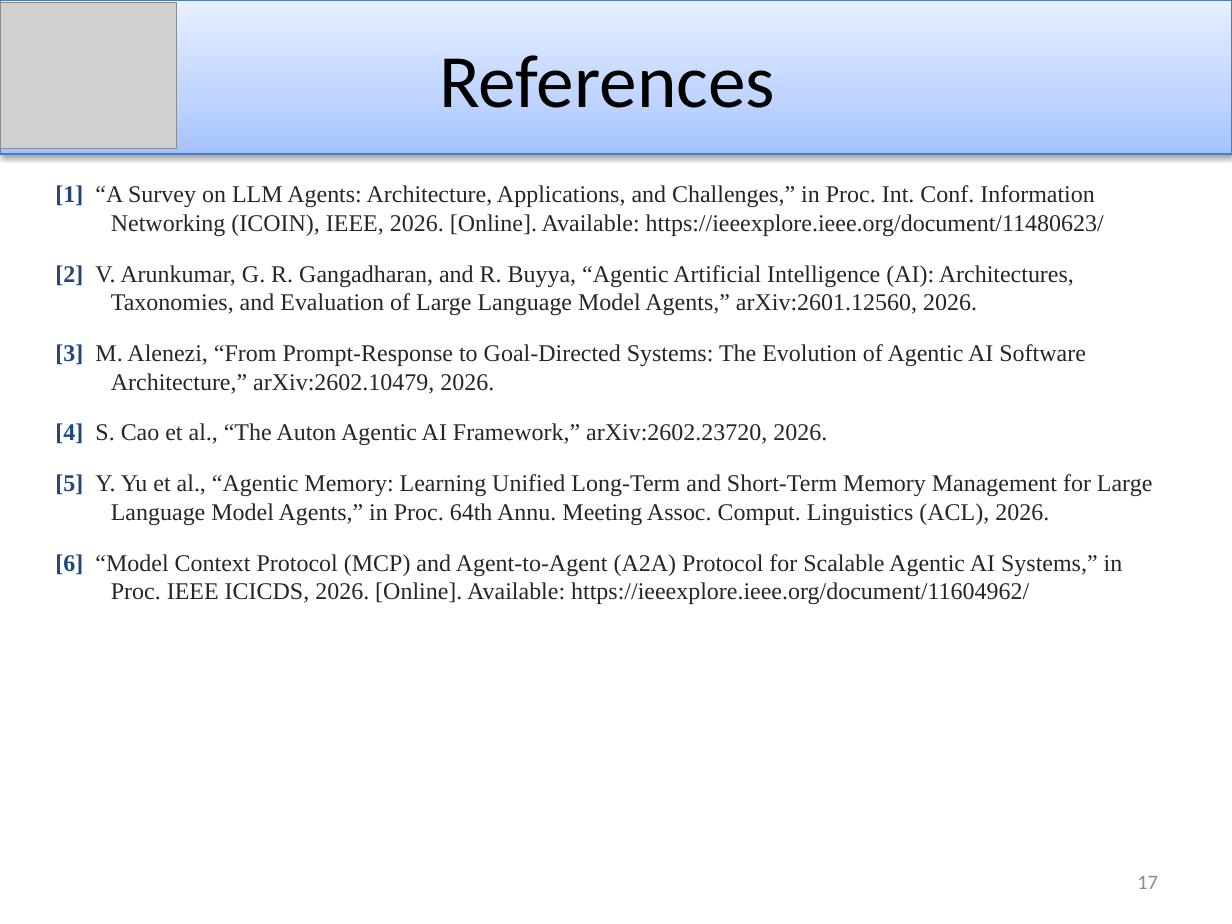
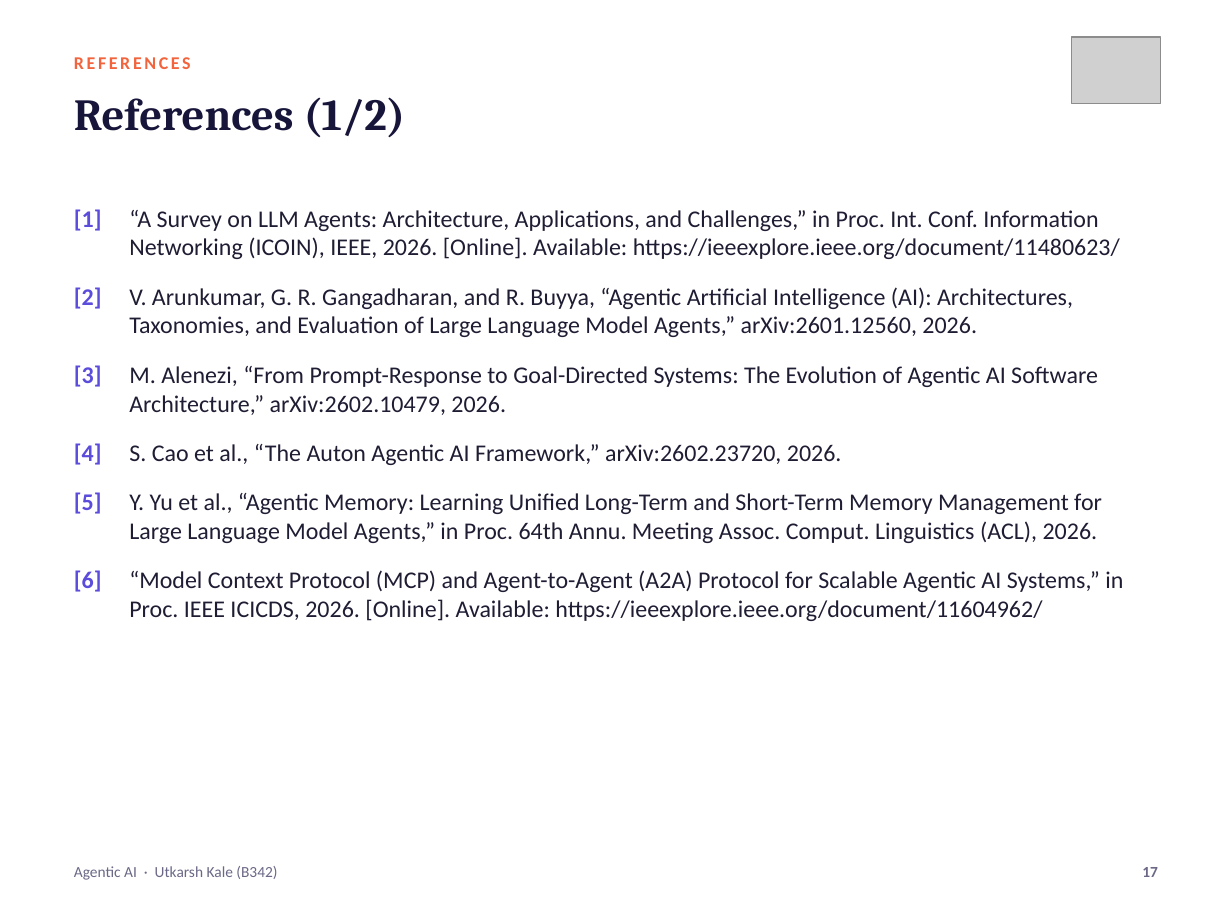
Before and after one commit to UtkarshKale/Cooga, a slide deck: slide 17 of seminar-ppt/Seminar_PPT_Agentic_AI_B342_Utkarsh_Kale.pptx. Drawn at 1232x924 pixels with LibreOffice and Linux fonts; fonts in the diff are those of the drawing; grey boxes stand for pictures. Boxes give left, top, right and bottom in pixels: in the first picture for what was removed or moved away, otherwise in the second. Text is boxed around its words. In the diff, an @@ line names an element or a change of style, - is before the commit and + after.

```diff
--- a/seminar-ppt/Seminar_PPT_Agentic_AI_B342_Utkarsh_Kale.pptx
+++ b/seminar-ppt/Seminar_PPT_Agentic_AI_B342_Utkarsh_Kale.pptx
@@ picture removed at (0, 2, 177, 149) @@
@@ text at (74, 57, 191, 69): text changed; size 44 to 10.5 pt; text colour #000000 to #F2643D; bold on @@
-References
+REFERENCES
@@ text "REFERENCES": place and size @@
-text "REFERENCES" at (0, 0, 1232, 154)
+text "REFERENCES" at (74, 57, 191, 69)
@@ text "REFERENCES" at (74, 57, 191, 69): vertical alignment middle to top; fill gradient #A4C4FF to #BFD4FF to #E6EEFF to none; outline #4B7EBC 0.75 pt to none; shadow off @@
@@ picture added at (1072, 37, 1161, 103) @@
@@ text added at (74, 97, 406, 137), 26 pt, text #17153A, bold @@
+References (1/2)
@@ text "[1] “A Survey on LLM ...": place and size @@
-text "[1] “A Survey on LLM ..." at (55, 185, 1152, 604)
+text "[1] “A Survey on LLM ..." at (74, 209, 1123, 621)
@@ text "[1] “A Survey on LLM ..." at (74, 209, 1123, 621): font Times New Roman to Calibri, text colour #262626 to #1F1D33; text colour #1F497D to #5B4CDB in "[1]", "[2]", "[3]", "[4]" and 2 more places @@
@@ text added at (74, 866, 277, 880), 9 pt, text #6A6886 @@
+Agentic AI · Utkarsh Kale (B342)
@@ page number: place and size @@
-page number at (1137, 876, 1158, 889)
+page number at (1142, 867, 1158, 877)
@@ page number at (1142, 867, 1158, 877): size 12 to 9 pt, text colour #8C8C8C to #6A6886, bold on; vertical alignment middle to top @@
```
Also in this commit, not shown: 18 other slides changed, 7 other files.
